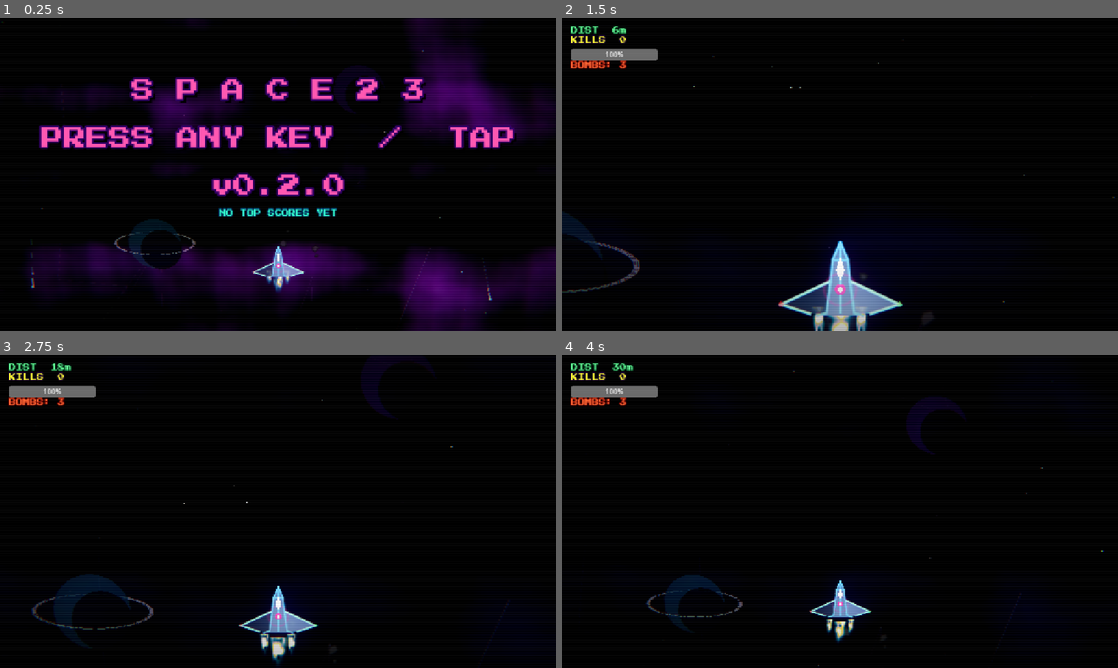
Above: before the commit, frames 1-4 (two rows, left to right).
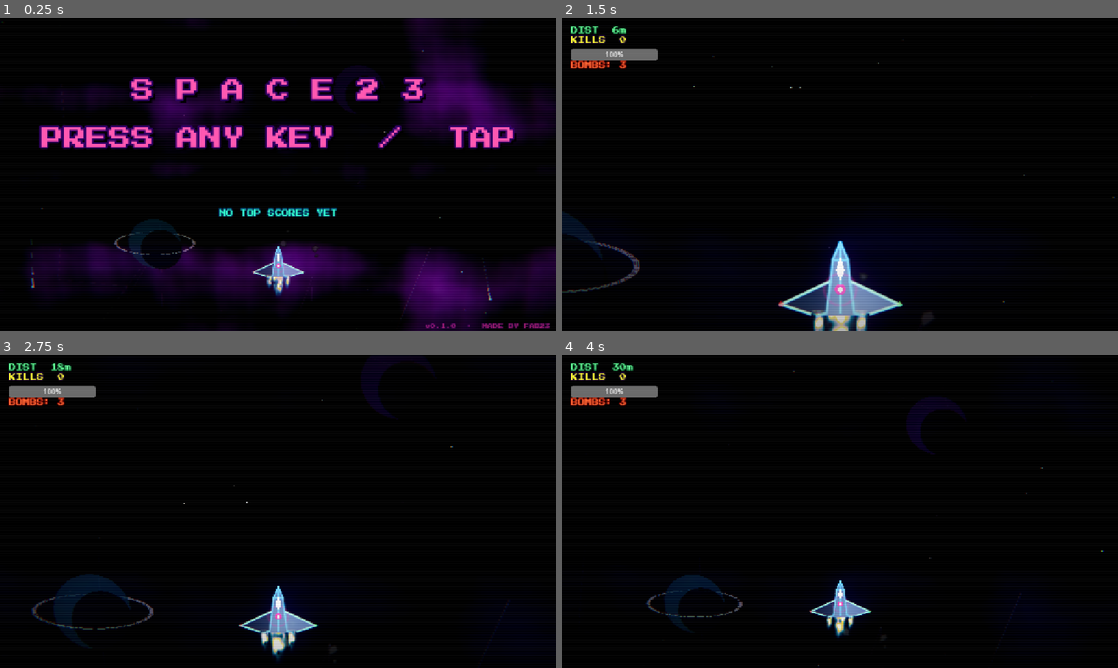
Above: after the commit, the same moments.

Repository: fabriziosalmi/space23
Game: Godot game, scene res://Main.tscn
Two runs of this game, one before a commit and one after it. Both use one fixed random seed, a clock stepped at 60 frames per second and the inputs below. Sound files missing from this copy of the repository are replaced by a short silence.
Inputs (mouse positions are in pixels of both pictures, inside the frame that each line leads up to):
- Up to frame 1 (0.25 s): no input
- Up to frame 2 (1.5 s): tap Enter (ui_accept) at 0.5, 0.77 s; move the mouse to (962, 158) at 0.52 s; hold D (move_right) 0.53-1.28 s; tap X (bomb) at 0.6, 1.35 s; click (962, 158) at 0.67 s; move the mouse to (728, 190) at 1.27 s; hold S (move_down) from 1.28 s (still down); click (728, 190) at 1.42 s
- Up to frame 3 (2.75 s): tap Enter (ui_accept) at 1.52 s; move the mouse to (333, 442) at 2.02 s; release S (move_down) at 2.03 s; hold D (move_right) from 2.03 s (still down); hold Shift (dash) from 2.03 s (still down); click (333, 442) at 2.17 s; tap X (bomb) at 2.3 s
- Up to frame 4 (4 s): move the mouse to (812, 574) at 2.77 s; release D (move_right) at 2.78 s; release Shift (dash) at 2.78 s; hold W (move_up) 2.78-3.53 s; tap Space (fire) at 2.85 s; click (812, 574) at 2.92 s; tap Enter (ui_accept) at 3.02, 3.77 s; tap X (bomb) at 3.05, 3.8 s; move the mouse to (1006, 558) at 3.52 s; hold A (move_left) from 3.53 s (still down); tap P at 3.6 s; click (1006, 558) at 3.67 s

The runs differ from the first frame. In frame 1, 1.5% of the frame differs, in the area x 38-99%, y 49-100%; in frame 2, 0.4%; in frame 3, 0.4%; in frame 4, 0.2%.

Commit message:
fix(ship): engine flames now bob in sync with the body
Body and exhaust were desyncing during hover: ship_renderer.position.y was
driven by ship_bob, but the three flame ColorRects (siblings under Player,
not children of ship_renderer) sat at fixed local y. Result: body floats
up/down, nozzles stay still — the asymmetric breathing visible in the
title-screen capture.

Fix: stash the three ColorRects in `flames[]` along with their base y, and
in _process apply `flame.position.y = base_y + ship_bob`. Z-order
preserved (flames stay siblings, drawn before ship_renderer).

ui(title): move version label to a subtle bottom-right corner

Title screen had v0.1.0 baked into the centered pink mega-label, eating
visual space on the title art. Pulled it out to its own small Label at
the bottom-right with the same arcade font but 12pt, alpha 0.55, and
extended to "v0.1.0  ·  MADE BY FAB23" as a single credit line. Hidden
together with the title on first key/tap (bottom-right is then occupied
by the bomb_button during gameplay).

version.txt synced to v0.1.0 (was stale v0.2.0 from the pre-reset state).

Co-Authored-By: Claude Opus 4.7 (1M context) <noreply@anthropic.com>

Diff:
--- a/Player.gd
+++ b/Player.gd
@@ -36,6 +36,10 @@
 var ship_bob: float = 0.0            # Hovering verticale (smoothato in _process)
 var ship_scale_y: float = 1.0        # Stretching verticale in base all'accelerazione
 var flame_mat: ShaderMaterial
+# I 3 ColorRect dei motori. Stash come array così possiamo applicargli lo stesso
+# bob di ship_renderer e tenere ugelli + corpo "agganciati" durante l'hover.
+var flames: Array = []
+var flame_base_y: Array = []         # y locale di partenza di ogni fiamma (per bob delta)
 
 var is_dashing = false
 var dash_timer = 0.0
@@ -64,24 +68,30 @@
 	flame_mat = ShaderMaterial.new()
 	flame_mat.shader = preload("res://shaders/flame.gdshader")
 
-	# Crea 3 motori posizionati "dietro" lo sprite (essendo aggiunti prima)
+	# Crea 3 motori posizionati "dietro" lo sprite (essendo aggiunti prima).
+	# Restano sibling di ship_renderer (z-order: motori → corpo nave sopra) ma
+	# li tracciamo in `flames` per applicargli lo stesso ship_bob — altrimenti
+	# corpo che fluttua + ugelli fissi = effetto "respiro asimmetrico".
 	var flame_c = ColorRect.new()
 	flame_c.size = Vector2(30, 100)
 	flame_c.position = Vector2(-15, 25) # Motore centrale
 	flame_c.material = flame_mat
 	add_child(flame_c)
+	flames.append(flame_c); flame_base_y.append(flame_c.position.y)
 
 	var flame_l = ColorRect.new()
 	flame_l.size = Vector2(16, 70)
 	flame_l.position = Vector2(-28, 20) # Motore sinistro (più vicino al centro)
 	flame_l.material = flame_mat
 	add_child(flame_l)
+	flames.append(flame_l); flame_base_y.append(flame_l.position.y)
 
 	var flame_r = ColorRect.new()
 	flame_r.size = Vector2(16, 70)
 	flame_r.position = Vector2(12, 20) # Motore destro (più vicino al centro)
 	flame_r.material = flame_mat
 	add_child(flame_r)
+	flames.append(flame_r); flame_base_y.append(flame_r.position.y)
 
 	# --- NAVE PROCEDURALE ---
 	# Aggiunto DOPO i flame, così l'attaccatura dei motori è coperta dal corpo nave.
@@ -358,6 +368,12 @@
 		ship_renderer.scale.y = ship_scale_y
 		ship_renderer.queue_redraw()
 
+	# Applica lo stesso bob ai motori (siblings di ship_renderer, non figli):
+	# senza questo, il corpo fluttua su/giù mentre gli ugelli restano fermi e
+	# si vede una desincronizzazione fastidiosa.
+	for i in flames.size():
+		flames[i].position.y = flame_base_y[i] + ship_bob
+
 	# Aggiorna l'intensità del fuoco nel material
 	if flame_mat:
 		var current_power = flame_mat.get_shader_parameter("power")
--- a/UIManager.gd
+++ b/UIManager.gd
@@ -12,6 +12,7 @@
 var kill_label: Label
 var hp_bar: ProgressBar
 var title_label: Label
+var version_label: Label  # piccolo, basso-destra, visibile solo durante TITLE
 var leaderboard_label: Label
 var flow_label: Label
 var bomb_label: Label
@@ -65,7 +66,7 @@
 
 	# Testo accorciato + box piu' largo: "TAP OR PRESS ANY KEY TO START" col font
 	# PressStart2P a size 52 superava i 1000px del box → veniva clippato a destra.
-	title_label.text = "S P A C E 2 3\n\nPRESS ANY KEY  /  TAP\n\n" + game_version
+	title_label.text = "S P A C E 2 3\n\nPRESS ANY KEY  /  TAP"
 	title_label.horizontal_alignment = HORIZONTAL_ALIGNMENT_CENTER
 	title_label.autowrap_mode = TextServer.AUTOWRAP_WORD_SMART
 	title_label.add_theme_font_override("font", arcade_font)
@@ -80,6 +81,23 @@
 	title_label.size = Vector2(screen_size.x - 40, 420)
 	add_child(title_label)
 
+	# Versione + credit, piccolo angolo basso-destra. Stesso font arcade, alpha
+	# basso per restare unobtrusive. Mostrato solo durante TITLE (hide insieme
+	# al title_label nell'_input handler), il bottom-right durante gameplay è
+	# occupato dal bomb_button.
+	version_label = Label.new()
+	version_label.text = game_version + "  ·  MADE BY FAB23"
+	version_label.horizontal_alignment = HORIZONTAL_ALIGNMENT_RIGHT
+	version_label.vertical_alignment = VERTICAL_ALIGNMENT_BOTTOM
+	version_label.add_theme_font_override("font", arcade_font)
+	version_label.add_theme_font_size_override("font_size", 12)
+	version_label.add_theme_color_override("font_color", Color(1.0, 0.2, 0.6, 0.55))
+	version_label.add_theme_color_override("font_outline_color", Color(0.2, 0.0, 0.4, 0.55))
+	version_label.add_theme_constant_override("outline_size", 4)
+	version_label.position = Vector2(0, screen_size.y - 28)
+	version_label.size = Vector2(screen_size.x - 14, 20)
+	add_child(version_label)
+
 	leaderboard_label = Label.new()
 	leaderboard_label.position = Vector2(screen_size.x / 2.0 - 200, screen_size.y / 2.0 + 80)
 	leaderboard_label.size = Vector2(400, 200)
@@ -279,6 +297,7 @@
 		if not event.is_pressed() and not event.is_echo():
 			title_label.hide()
 			leaderboard_label.hide()
+			if version_label: version_label.hide()
 			_show_play_ui()
 			start_pressed.emit()
 
Not shown, changed: version.txt
